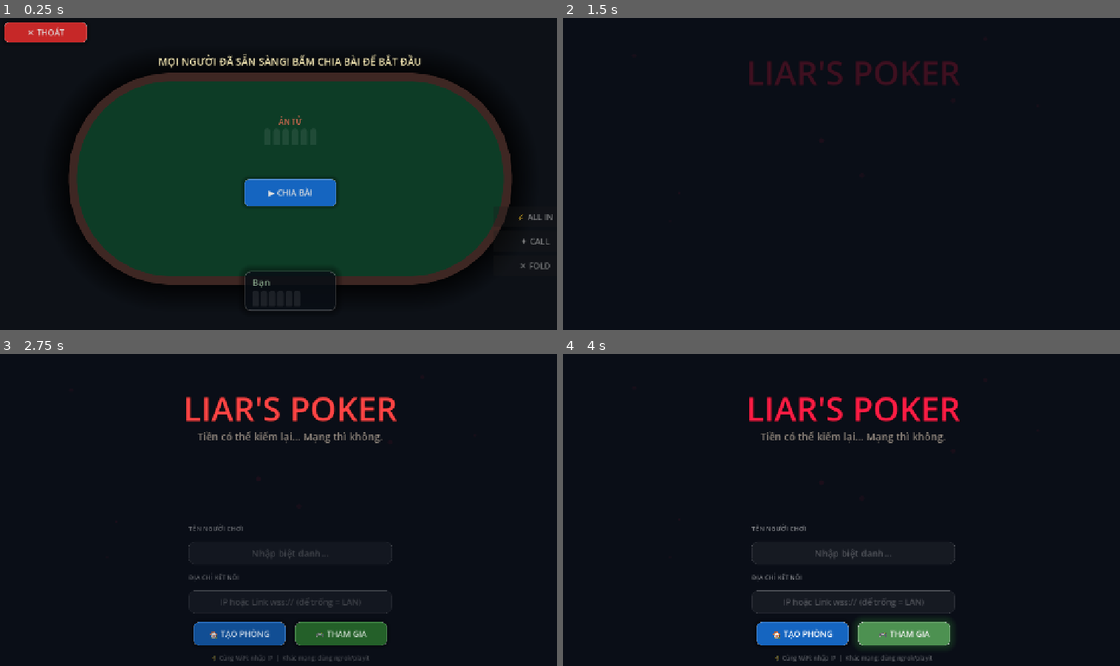
Above: before the commit, frames 1-4 (two rows, left to right).
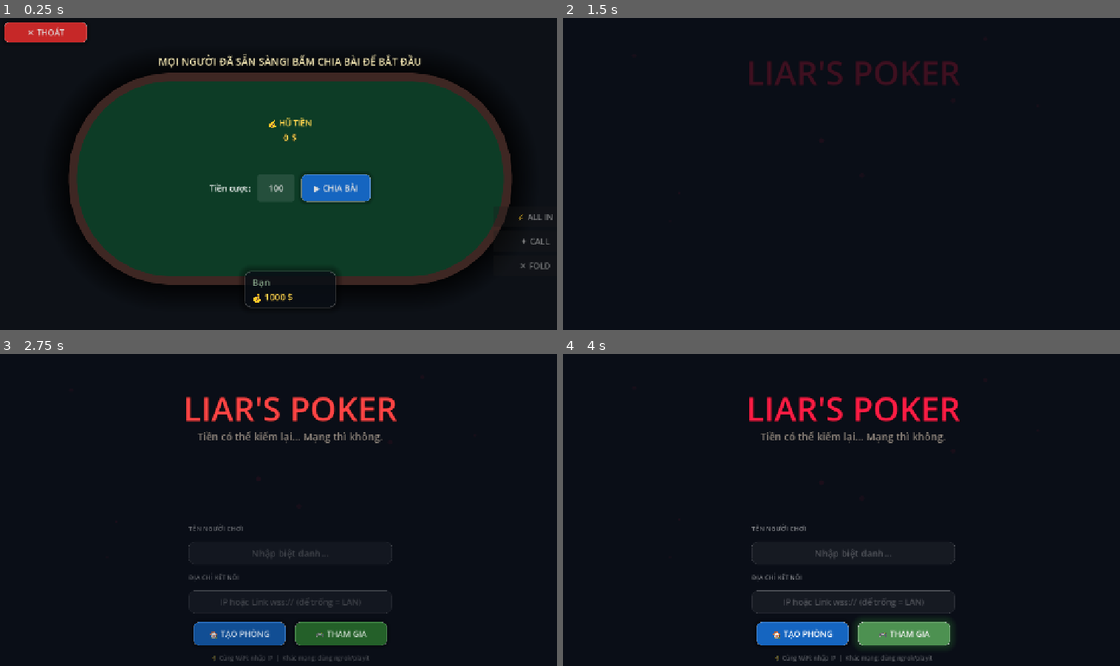
Above: after the commit, the same moments.

Repository: tquoc00/PokerGame
Game: Godot game, scene res://scenes/main/Table.tscn
Same seed, same stepped clock (60 frames per second), same inputs: the game is played once before the commit and once after it. This scene is started directly instead of the project's main scene.
Inputs (mouse positions are in pixels of both pictures, inside the frame that each line leads up to):
- Up to frame 1 (0.25 s): no input
- Up to frame 2 (1.5 s): click "▶ CHIA BÀI" at 0.5 s; click "✕ THOÁT" at 1.25 s
- Up to frame 3 (2.75 s): move the mouse to (417, 497) at 2.02 s
- Up to frame 4 (4 s): click "🏠 TẠO PHÒNG" at 2.75 s; click "🎮 THAM GIA" at 3.5 s

The runs differ from the first frame. In frame 1, 2.3% of the frame differs, in the area x 37-67%, y 31-94%; in frame 2, nothing differs; in frame 3, less than 0.1%; in frame 4, less than 0.1%.
Error before the commit: Out of bounds get index '0' (on base: 'Array') (res://scripts/core/PokerGameManager.gd:359)
Error after the commit: Out of bounds get index '0' (on base: 'Array') (res://scripts/core/PokerGameManager.gd:391)

Commit message:
Replace bullet-betting system with money and host starting bet control

Diff:
--- a/scripts/core/NetworkManager.gd
+++ b/scripts/core/NetworkManager.gd
@@ -5,7 +5,7 @@
 const PORT = 8080
 const MAX_PLAYERS = 4
 
-var players = {} # { peer_id: { "name": String, "total_bullets": 0 } }
+var players = {} # { peer_id: { "name": String, "money": 1000 } }
 var my_name = ""
 var ready_peers = [] # Danh sách các peer đã sẵn sàng trong Table scene
 
@@ -22,7 +22,7 @@
 		return false
 
 	multiplayer.multiplayer_peer = peer
-	players[1] = { "name": player_name, "total_bullets": 0 }
+	players[1] = { "name": player_name, "money": 1000 }
 	player_list_changed.emit()
 	return true
 
@@ -88,7 +88,7 @@
 		if players.size() >= MAX_PLAYERS:
 			rpc_id(id, "client_reject_join", "PHÒNG ĐÃ ĐẦY! (TỐI ĐA 4 NGƯỜI)")
 			return
-		players[id] = { "name": p_name, "total_bullets": 0 }
+		players[id] = { "name": p_name, "money": 1000 }
 		rpc("sync_players", players)
 
 @rpc("authority", "reliable")
--- a/scripts/core/PokerGameManager.gd
+++ b/scripts/core/PokerGameManager.gd
@@ -11,13 +11,13 @@
 var state: GameState = GameState.WAITING
 var community_cards: Array[Card] = []
 
-var pot_bullets: int = 1
-const MAX_BULLETS: int = 6
+var pot_money: int = 0
+var current_round_bet: int = 100
 
 var my_hand: Array[Card] = []
 var turn_order: Array = [] # Array of peer_ids
 var current_turn_idx: int = 0
-var active_players: Dictionary = {} # peer_id -> { has_folded: bool, bullets_bet: int }
+var active_players: Dictionary = {} # peer_id -> { has_folded: bool, money_bet: int }
 var server_player_hands: Dictionary = {} # peer_id -> Array[Card]
 
 # --- UI references ---
@@ -116,17 +116,17 @@
 	add_child(pot_area)
 
 	pot_title = Label.new()
-	pot_title.text = "ÁN TỬ"
+	pot_title.text = "💰 HŨ TIỀN"
 	pot_title.horizontal_alignment = HORIZONTAL_ALIGNMENT_CENTER
-	pot_title.add_theme_font_size_override("font_size", 16)
-	pot_title.add_theme_color_override("font_color", Color(1.0, 0.45, 0.35, 0.9))
+	pot_title.add_theme_font_size_override("font_size", 18)
+	pot_title.add_theme_color_override("font_color", Color("#ffd54f"))
 	pot_area.add_child(pot_title)
 
 	pot_bullet_container = HBoxContainer.new()
 	pot_bullet_container.alignment = BoxContainer.ALIGNMENT_CENTER
 	pot_bullet_container.add_theme_constant_override("separation", 6)
 	pot_area.add_child(pot_bullet_container)
-	_draw_bullets(pot_bullet_container, 0, Color("#ef5350"))
+	_draw_money(pot_bullet_container, 0, "")
 
 	# Tạo Panel cho người chơi
 	var my_id = multiplayer.get_unique_id()
@@ -157,12 +157,39 @@
 	_disable_buttons()
 
 	if multiplayer.is_server():
+		# HBoxContainer cho các điều khiển cược của Host
+		var host_settings = HBoxContainer.new()
+		host_settings.position = Vector2(440, 350)
+		host_settings.size = Vector2(400, 60)
+		host_settings.alignment = BoxContainer.ALIGNMENT_CENTER
+		host_settings.add_theme_constant_override("separation", 15)
+		host_settings.name = "HostSettings"
+		add_child(host_settings)
+
+		var bet_lbl = Label.new()
+		bet_lbl.text = "Tiền cược:"
+		bet_lbl.add_theme_font_size_override("font_size", 18)
+		host_settings.add_child(bet_lbl)
+
+		var bet_input = LineEdit.new()
+		bet_input.text = "100"
+		bet_input.name = "BetInput"
+		bet_input.custom_minimum_size = Vector2(80, 40)
+		bet_input.alignment = HORIZONTAL_ALIGNMENT_CENTER
+		bet_input.add_theme_font_size_override("font_size", 18)
+
+		var le_style = StyleBoxFlat.new()
+		le_style.bg_color = Color(1, 1, 1, 0.1)
+		le_style.set_corner_radius_all(6)
+		bet_input.add_theme_stylebox_override("normal", le_style)
+		host_settings.add_child(bet_input)
+
 		btn_start_round = _create_btn("▶ CHIA BÀI", Color("#1565c0"))
-		btn_start_round.position = Vector2(540, 360)
-		btn_start_round.size = Vector2(200, 60)
+		btn_start_round.custom_minimum_size = Vector2(150, 45)
 		btn_start_round.pressed.connect(_on_host_start_round)
 		btn_start_round.disabled = true # Mặc định khóa lại
-		add_child(btn_start_round)
+		host_settings.add_child(btn_start_round)
+
 		info_label.text = "ĐANG CHỜ NGƯỜI CHƠI KHÁC TẢI XONG..."
 		_check_all_ready()
 
@@ -174,8 +201,14 @@
 	add_child(btn_exit)
 
 func _on_host_start_round():
-	btn_start_round.hide()
-	start_server_game()
+	var host_settings = get_node_or_null("HostSettings")
+	var starting_bet = 100
+	if host_settings:
+		var bet_input = host_settings.get_node("BetInput") as LineEdit
+		if bet_input and bet_input.text.is_valid_int():
+			starting_bet = clampi(bet_input.text.to_int(), 10, 1000)
+		host_settings.hide()
+	start_server_game(starting_bet)
 
 func _check_all_ready():
 	if not multiplayer.is_server(): return
@@ -262,9 +295,9 @@
 
 	player_panels[peer_id] = { "panel": panel, "name_label": lbl, "bullet_box": hbox, "card_uis": [] }
 
-	var total_b = 0
-	if NetworkManager.players.has(peer_id): total_b = NetworkManager.players[peer_id].total_bullets
-	_draw_bullets(hbox, total_b, Color("#ffb300")) # Glow màu vàng đạn neon cực ngầu
+	var total_m = 1000
+	if NetworkManager.players.has(peer_id): total_m = NetworkManager.players[peer_id].money
+	_draw_money(hbox, total_m, "💰 ")
 
 func _create_btn(text: String, color: Color) -> Button:
 	var btn = Button.new(); btn.text = text; btn.custom_minimum_size = Vector2(180, 45)
@@ -289,21 +322,15 @@
 	btn.add_theme_font_size_override("font_size", 18)
 	return btn
 
-func _draw_bullets(container: HBoxContainer, count: int, color: Color):
+func _draw_money(container: HBoxContainer, amount: int, prefix: String = ""):
 	for c in container.get_children(): c.queue_free()
-	for i in MAX_BULLETS:
-		var bullet = Panel.new(); bullet.custom_minimum_size = Vector2(14, 35)
-		var s = StyleBoxFlat.new(); s.corner_radius_top_left = 8; s.corner_radius_top_right = 8; s.corner_radius_bottom_left = 2; s.corner_radius_bottom_right = 2
-		if i < count:
-			s.bg_color = color
-			s.shadow_size = 6
-			s.shadow_color = color
-			s.shadow_color.a = 0.35 # Hiệu ứng phát sáng dạ quang neon
-		else:
-			s.bg_color = Color(1, 1, 1, 0.08)
-			s.shadow_size = 0
-		bullet.add_theme_stylebox_override("panel", s)
-		container.add_child(bullet)
+	var lbl = Label.new()
+	lbl.text = prefix + str(amount) + " $"
+	lbl.add_theme_font_size_override("font_size", 20)
+	lbl.add_theme_color_override("font_color", Color("#ffd54f"))
+	lbl.add_theme_constant_override("outline_size", 2)
+	lbl.add_theme_color_override("font_outline_color", Color.BLACK)
+	container.add_child(lbl)
 
 func _spawn_card(card: Card, target: Vector2, face_up: bool) -> CardUI:
 	var card_ui = card_scene.instantiate()
@@ -325,18 +352,23 @@
 # ============================================================
 # SERVER LOGIC
 # ============================================================
-func start_server_game():
+func start_server_game(starting_bet: int):
 	deck = Deck.new()
 	deck.shuffle()
 
-	pot_bullets = 1
+	current_round_bet = starting_bet
+	pot_money = starting_bet * NetworkManager.players.size()
 	state = GameState.PRE_FLOP
 	turn_order = NetworkManager.players.keys()
 	current_turn_idx = 0
 
 	active_players.clear()
 	for pid in turn_order:
-		active_players[pid] = { "has_folded": false, "bullets_bet": 0 }
+		active_players[pid] = { "has_folded": false, "money_bet": starting_bet }
+		# Khấu trừ tiền cược bắt đầu ván
+		if NetworkManager.players.has(pid):
+			NetworkManager.players[pid].money = max(0, NetworkManager.players[pid].money - starting_bet)
+			rpc("client_sync_money", pid, NetworkManager.players[pid].money)
 
 	# Deal Hands
 	server_player_hands.clear()
@@ -356,7 +388,7 @@
 		comm_data.append({"suit": c.suit, "rank": c.rank})
 
 	# Broadcast Start
-	rpc("client_start_game", hand_data, comm_data, pot_bullets, turn_order[current_turn_idx])
+	rpc("client_start_game", hand_data, comm_data, pot_money, turn_order[current_turn_idx])
 
 @rpc("any_peer", "reliable", "call_local")
 func _send_action(action: String):
@@ -368,16 +400,20 @@
 
 	if action == "FOLD":
 		active_players[sender_id].has_folded = true
-		NetworkManager.players[sender_id].total_bullets = min(NetworkManager.players[sender_id].total_bullets + pot_bullets, MAX_BULLETS)
-		rpc("client_sync_bullets", sender_id, NetworkManager.players[sender_id].total_bullets)
 
 	elif action == "CALL":
-		if pot_bullets < MAX_BULLETS: pot_bullets += 1
+		var bet_amount = min(current_round_bet, NetworkManager.players[sender_id].money)
+		NetworkManager.players[sender_id].money -= bet_amount
+		pot_money += bet_amount
+		rpc("client_sync_money", sender_id, NetworkManager.players[sender_id].money)
 
 	elif action == "ALL_IN":
-		pot_bullets = MAX_BULLETS
-
-	rpc("client_sync_pot", pot_bullets, sender_id, action)
+		var bet_amount = NetworkManager.players[sender_id].money
+		NetworkManager.players[sender_id].money = 0
+		pot_money += bet_amount
+		rpc("client_sync_money", sender_id, 0)
+
+	rpc("client_sync_pot", pot_money, sender_id, action)
 
 	# Check if all folded except one
 	var active_count = 0
@@ -400,7 +436,7 @@
 		current_turn_idx = (current_turn_idx + 1) % turn_order.size()
 		if current_turn_idx == start_idx: break # Everyone folded?
 
-	# Tạm thời đơn giản: Đổi vòng ngay nếu ai cũng đánh 1 lượt (cần logic Poker chuẩn hơn, nhưng tạm thời vòng quanh)
+	# Tạm thời đơn giản: Đổi vòng ngay nếu ai cũng đánh 1 lượt
 	if current_turn_idx == 0:
 		if state == GameState.PRE_FLOP: state = GameState.FLOP
 		elif state == GameState.FLOP: state = GameState.TURN
@@ -415,15 +451,11 @@
 	rpc("client_advance_phase", state)
 	rpc("client_showdown")
 
-	# Phân tích kết quả Poker để tìm người thắng bài mạnh nhất và thua bài yếu nhất
+	# Phân tích kết quả Poker để tìm người thắng bài mạnh nhất
 	var best_score = -1
 	var best_pid = -1
 	var best_name = ""
 	var best_hand_name = ""
-
-	var worst_score = 9999999
-	var worst_pid = -1
-	var worst_name = ""
 
 	for pid in active_players:
 		if active_players[pid].has_folded: continue
@@ -441,39 +473,31 @@
 			best_name = NetworkManager.players[pid].name if NetworkManager.players.has(pid) else "Người chơi"
 			best_hand_name = result.name
 
-		if total_score < worst_score:
-			worst_score = total_score
-			worst_pid = pid
-			worst_name = NetworkManager.players[pid].name if NetworkManager.players.has(pid) else "Người chơi"
-
 	var winner_name = best_name
 	var winner_hand = best_hand_name
-	var loser_name = ""
-	var added_b = pot_bullets
+	var won_amount = pot_money
 	var eliminated_name = ""
 
-	if worst_pid != -1:
-		loser_name = worst_name
-		var old_bullets = NetworkManager.players[worst_pid].total_bullets
-		var new_bullets = min(old_bullets + pot_bullets, MAX_BULLETS)
-		NetworkManager.players[worst_pid].total_bullets = new_bullets
-		rpc("client_sync_bullets", worst_pid, new_bullets)
-
-		if new_bullets >= MAX_BULLETS:
-			eliminated_name = worst_name
-
-	# Kiểm tra xem có ai fold mà bị full đạn (loại) không
+	if best_pid != -1:
+		NetworkManager.players[best_pid].money += pot_money
+		rpc("client_sync_money", best_pid, NetworkManager.players[best_pid].money)
+
+	# Kiểm tra xem có ai hết tiền bị loại không
 	for pid in active_players:
-		if active_players[pid].has_folded:
-			if NetworkManager.players[pid].total_bullets >= MAX_BULLETS:
-				eliminated_name = NetworkManager.players[pid].name
-
-	rpc("client_announce_result", winner_name, winner_hand, loser_name, added_b, eliminated_name)
+		if NetworkManager.players[pid].money <= 0:
+			eliminated_name = NetworkManager.players[pid].name
+			break
+
+	rpc("client_announce_result", winner_name, winner_hand, "", won_amount, eliminated_name)
 
 	await get_tree().create_timer(5.0).timeout
 
 	if multiplayer.is_server():
-		btn_start_round.show()
+		var host_settings = get_node_or_null("HostSettings")
+		if host_settings:
+			host_settings.show()
+		if btn_start_round:
+			btn_start_round.show()
 		info_label.text = "VÁN ĐẤU KẾT THÚC! CHỦ PHÒNG BẤM CHIA BÀI ĐỂ TIẾP TỤC"
 
 # ============================================================
@@ -481,8 +505,8 @@
 # ============================================================
 @rpc("authority", "reliable", "call_local")
 func client_start_game(hand_data: Dictionary, comm_data: Array, pot: int, first_turn_id: int):
-	pot_bullets = pot
-	_draw_bullets(pot_bullet_container, pot_bullets, Color("#ef5350"))
+	pot_money = pot
+	_draw_money(pot_bullet_container, pot_money, "")
 	result_overlay.hide()
 
 	# Clear old cards
@@ -542,8 +566,8 @@
 
 @rpc("authority", "reliable", "call_local")
 func client_sync_pot(pot: int, actor_id: int, action: String):
-	pot_bullets = pot
-	_draw_bullets(pot_bullet_container, pot_bullets, Color("#ef5350"))
+	pot_money = pot
+	_draw_money(pot_bullet_container, pot_money, "")
 	var p_name = NetworkManager.players[actor_id].name
 	info_label.text = p_name + " đã " + action + "!"
 
@@ -552,9 +576,9 @@
 			cui.modulate = Color(0.5, 0.5, 0.5, 0.5)
 
 @rpc("authority", "reliable", "call_local")
-func client_sync_bullets(pid: int, total: int):
-	NetworkManager.players[pid].total_bullets = total
-	_draw_bullets(player_panels[pid].bullet_box, total, Color("#ffc107"))
+func client_sync_money(pid: int, total: int):
+	NetworkManager.players[pid].money = total
+	_draw_money(player_panels[pid].bullet_box, total, "💰 ")
 
 @rpc("authority", "reliable", "call_local")
 func client_advance_phase(new_state: int):
@@ -584,11 +608,10 @@
 	var lines = []
 	if w_name != "":
 		lines.append("🏆 " + w_name + " THẮNG với " + w_hand + "!")
-	if l_name != "":
-		lines.append("💀 " + l_name + " THUA - nạp thêm " + str(added_b) + " viên!")
+		lines.append("💰 Nhận trọn hũ tiền: " + str(added_b) + " $!")
 	if elim_name != "":
 		lines.append("")
-		lines.append("🔫 " + elim_name + " ĐÃ BỊ BẮN! (LOẠI)")
+		lines.append("💀 " + elim_name + " ĐÃ BỊ LOẠI VÌ HẾT TIỀN!")
 
 	info_label.text = "VÁN ĐẤU KẾT THÚC!"
 	_show_result_overlay("\n".join(lines))
